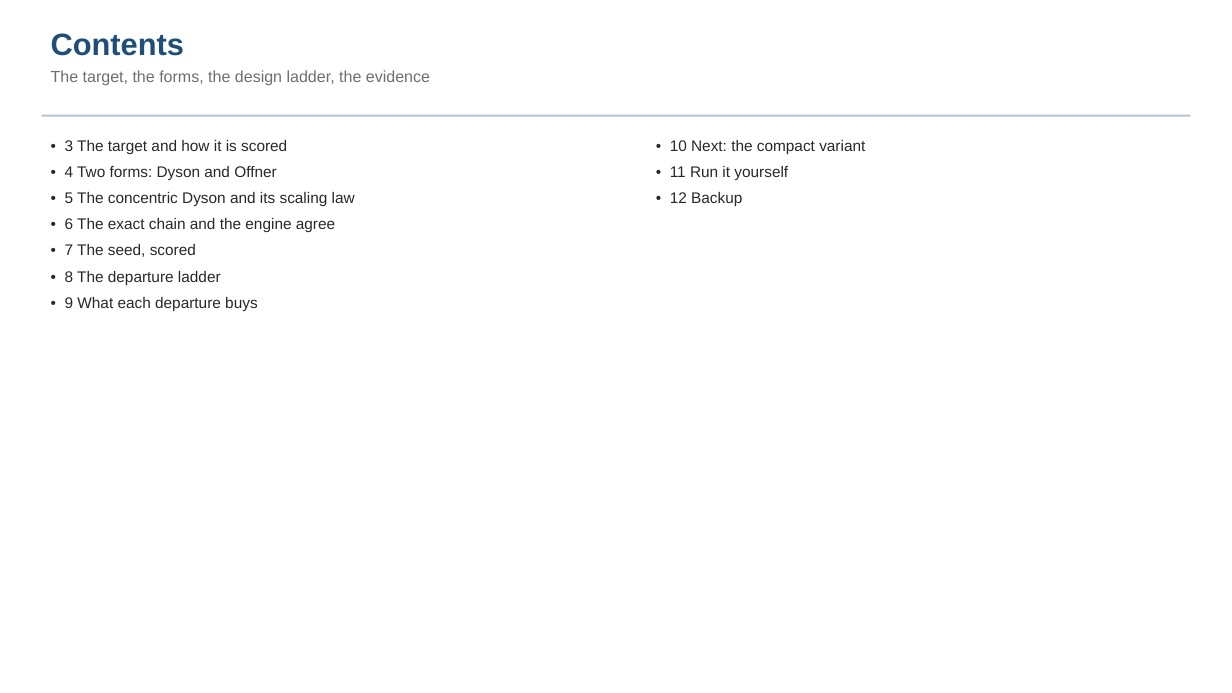
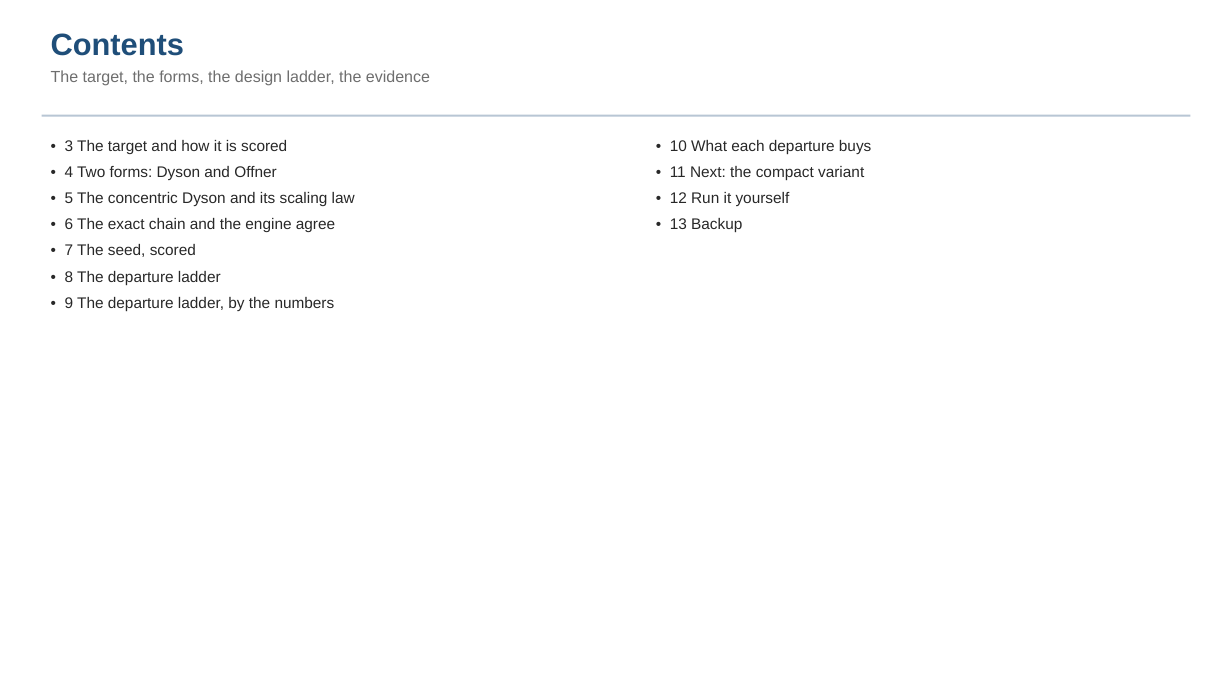
Before and after one commit to nasa-jpl/macos, a slide deck: slide 2 of demo_session/deck_dyson.pptx. Drawn at 1232x693 pixels with LibreOffice and Linux fonts; fonts in the diff are those of the drawing. Boxes give left, top, right and bottom in pixels: in the first picture for what was removed or moved away, otherwise in the second. Text is boxed around its words. In the diff, an @@ line names an element or a change of style, - is before the commit and + after.

```diff
--- a/demo_session/deck_dyson.pptx
+++ b/demo_session/deck_dyson.pptx
@@ text at (x1=670, y1=140, x2=871, y2=233): text changed @@
-• 10 Next: the compact variant
-• 11 Run it yourself
-• 12 Backup
+• 10 What each departure buys
+• 11 Next: the compact variant
+• 12 Run it yourself
+• 13 Backup
@@ text at (x1=65, y1=297, x2=335, y2=311): text changed @@
-• 9 What each departure buys
+• 9 The departure ladder, by the numbers
```
Also in this commit, not shown: 2 other slides changed, 1 slide added, 3 other files.
